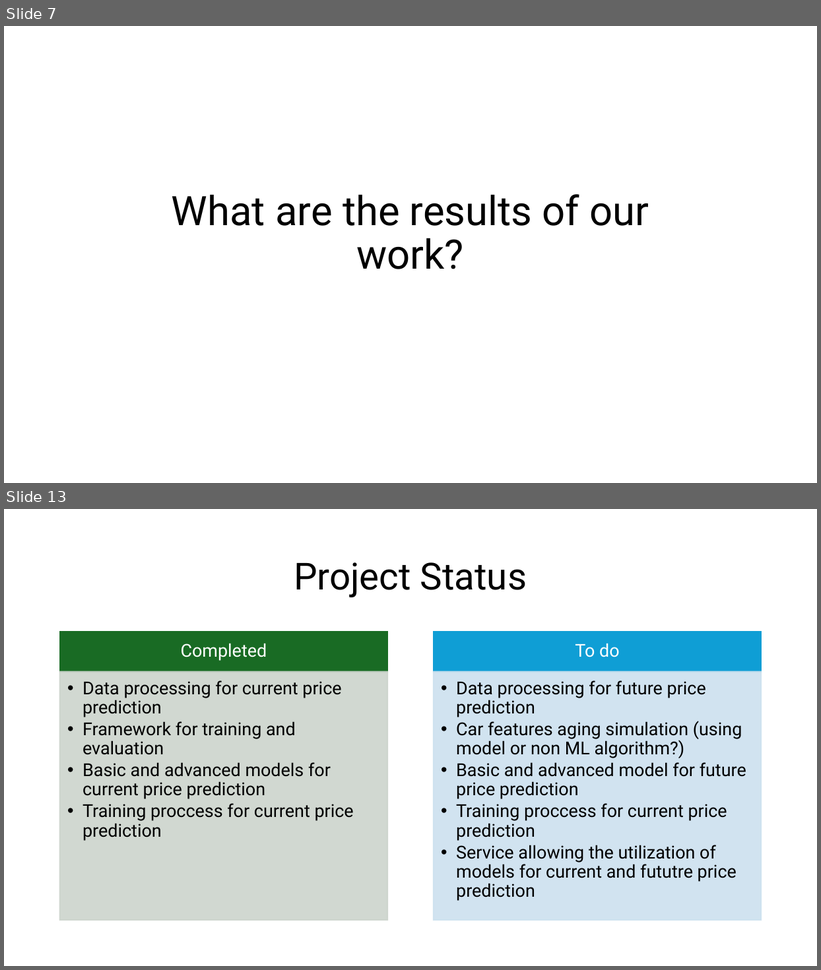
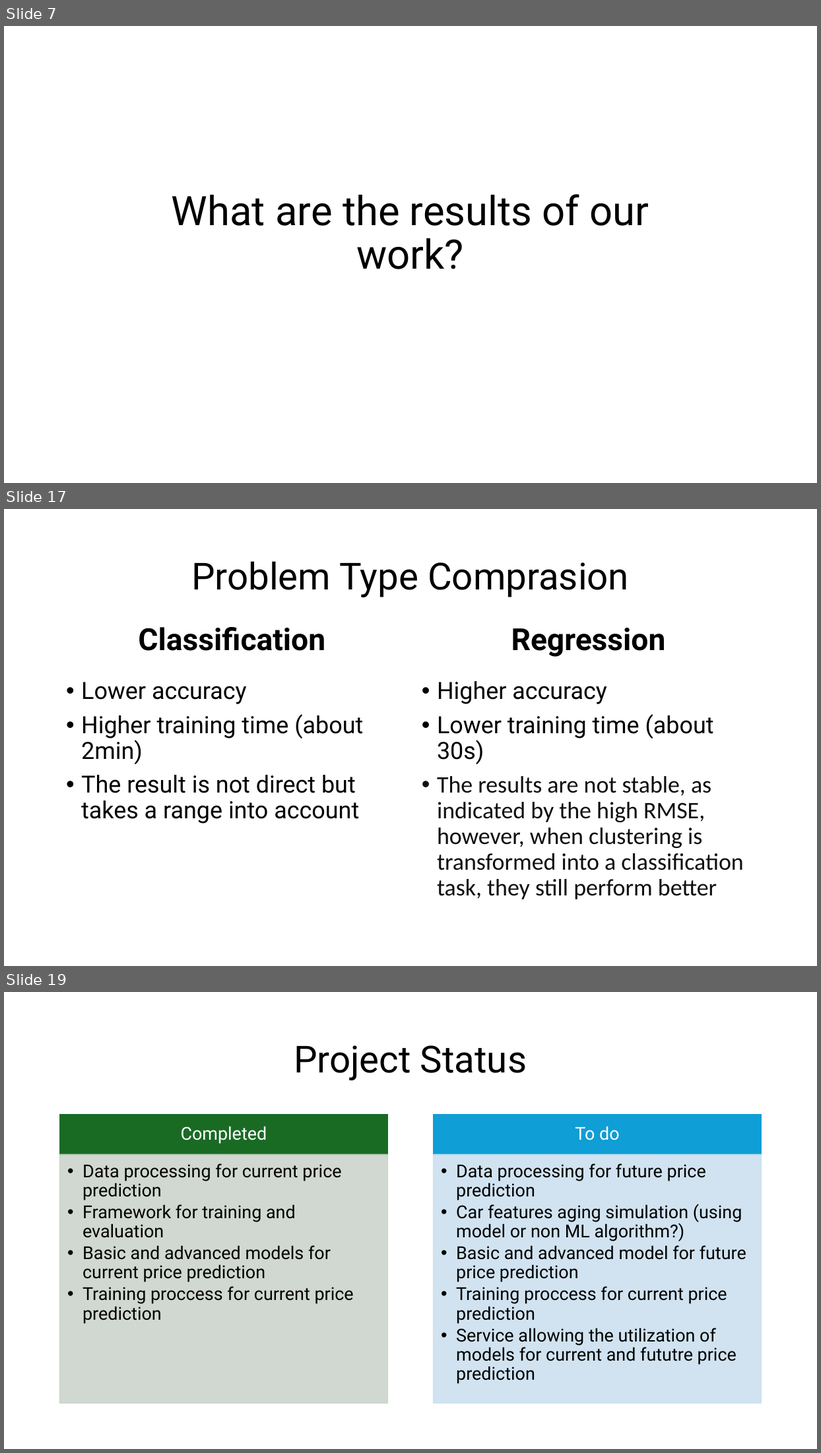
Before and after one commit to marcin-banak/wheel_of_fortune, a slide deck: Milestone.pptx. Shown one above the other, each under a label of ours: slides 7 and 13 before the commit, slides 7, 17 and 19 after it; the slides between them are not shown. The pictures are 821x970 and 821x1453 pixels, drawn with LibreOffice and Linux fonts; fonts in the diff are those of the drawing. Boxes give left, top, right and bottom in pixels: in the first picture for what was removed or moved away, otherwise in the second. Text is boxed around its words. In the diff, an @@ line names an element or a change of style, - is before the commit and + after.

```diff
--- a/Milestone.pptx
+++ b/Milestone.pptx
@@ slide 17 added at <box>4,509,817,966</box>, background #FFFFFF @@
@@ title added at <box>191,561,629,597</box>, 44 pt, text #000000 @@
+Problem Type Comprasion
@@ text added at <box>138,627,325,651</box>, 36 pt, text #000000, bold @@
+Classification
@@ text added at <box>512,628,666,657</box>, 36 pt, text #000000, bold @@
+Regression
@@ text added at <box>81,682,363,824</box>, 28 pt, text #000000 @@
+• Lower accuracy
+• Higher training time (about 2min)
+• The result is not direct but takes a range into account
@@ text added at <box>437,681,743,900</box>, 28 pt, text #0E0E0E @@
+• Higher accuracy
+• Lower training time (about 30s)
+• The results are not stable, as indicated by the high RMSE, however, when clustering is transformed into a classification task, they still perform better
@@ what was slide 13 is now slide 19 @@
```
Also in this commit, not shown: 10 other slides added, 5 slides removed, 10 other files.
